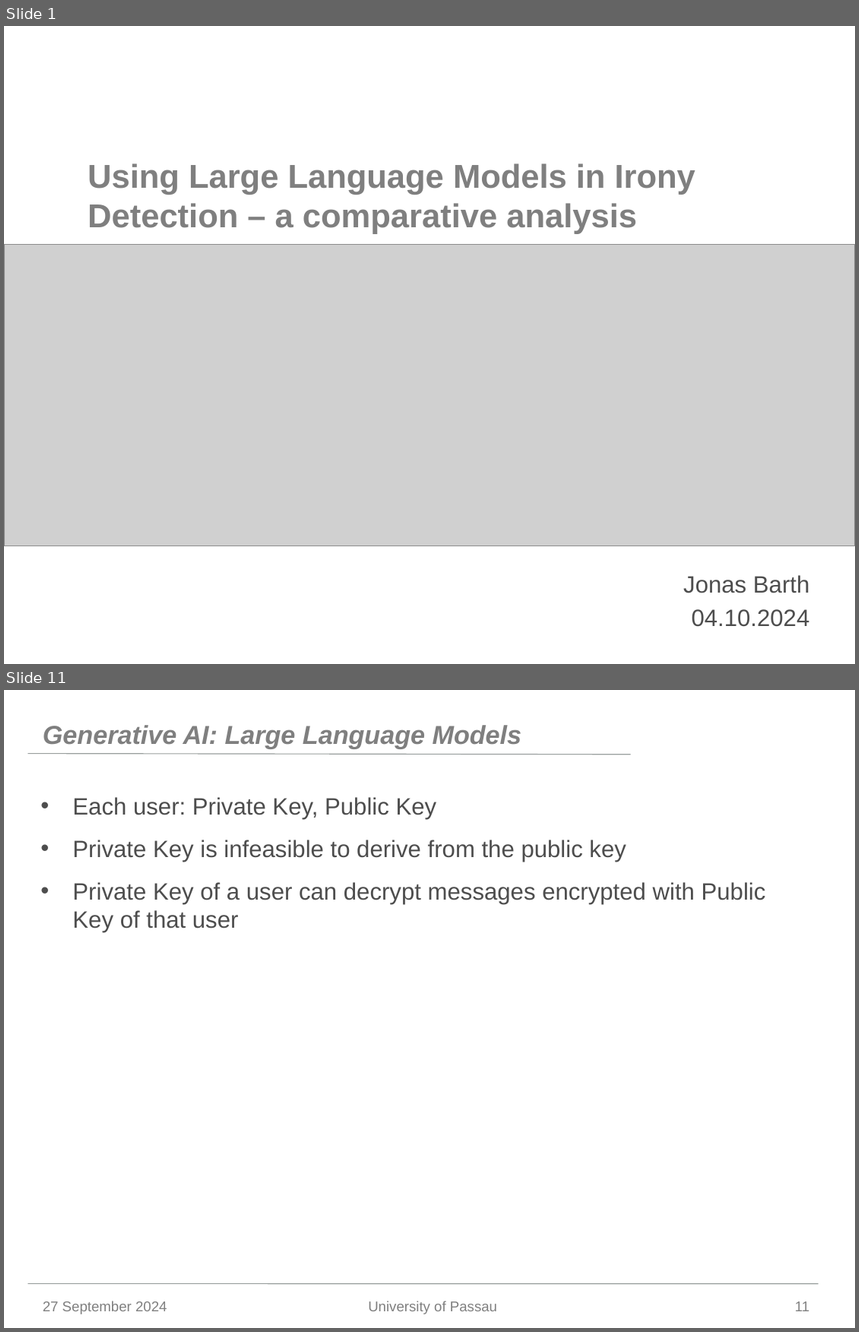
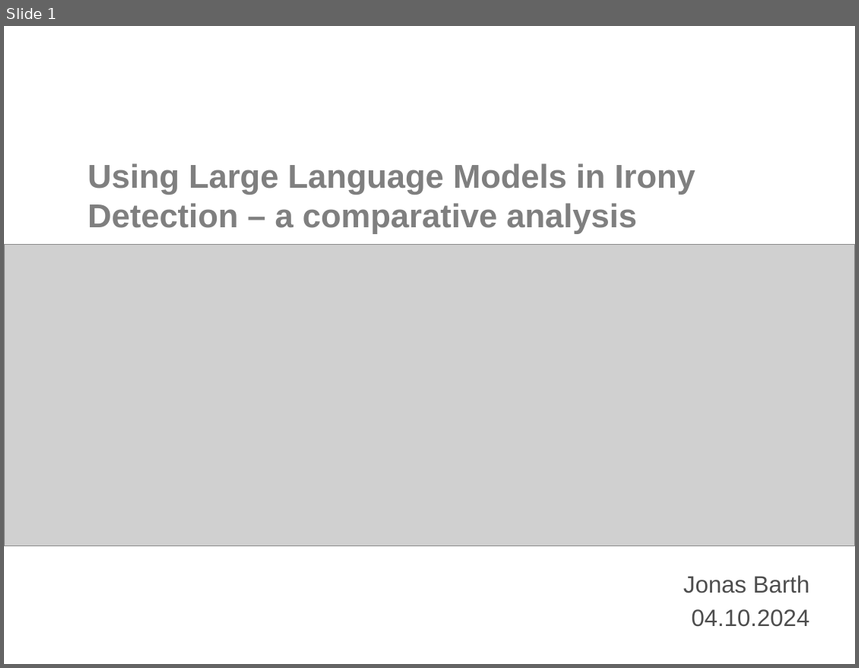
Before and after one commit to Jonas-Barth/bachelor, a slide deck: Writing/Präsentation.pptx. Shown one above the other, each under a label of ours: slides 1 and 11 before the commit, slide 1 after it; the slides between them are not shown. The pictures are 859x1332 and 859x668 pixels, drawn with LibreOffice and Linux fonts; fonts in the diff are those of the drawing; grey boxes stand for pictures; background and template pictures are left out. Boxes give left, top, right and bottom in pixels: in the first picture for what was removed or moved away, otherwise in the second. Text is boxed around its words. In the diff, an @@ line names an element or a change of style, - is before the commit and + after.

```diff
--- a/Writing/Präsentation.pptx
+++ b/Writing/Präsentation.pptx
@@ slide 11 removed at box(4, 690, 855, 1328), background #FFFFFF @@
@@ title removed at box(43, 725, 522, 749) @@
-Generative AI: Large Language Models
@@ line removed from (28, 754) to (630, 755) @@
@@ text removed at box(72, 797, 766, 932) @@
-• Each user: Private Key, Public Key
-• Private Key is infeasible to derive from the public key
-• Private Key of a user can decrypt messages encrypted with Public Key of that user
@@ line removed from (28, 1284) to (819, 1284) @@
@@ text removed at box(43, 1301, 167, 1315) @@
-27 September 2024
@@ text removed at box(368, 1301, 497, 1315) @@
-University of Passau
@@ page number removed at box(795, 1302, 810, 1312) @@
-11
```
Also in this commit, not shown: 8 slides changed, 12 slides added, 1 other slide removed.
